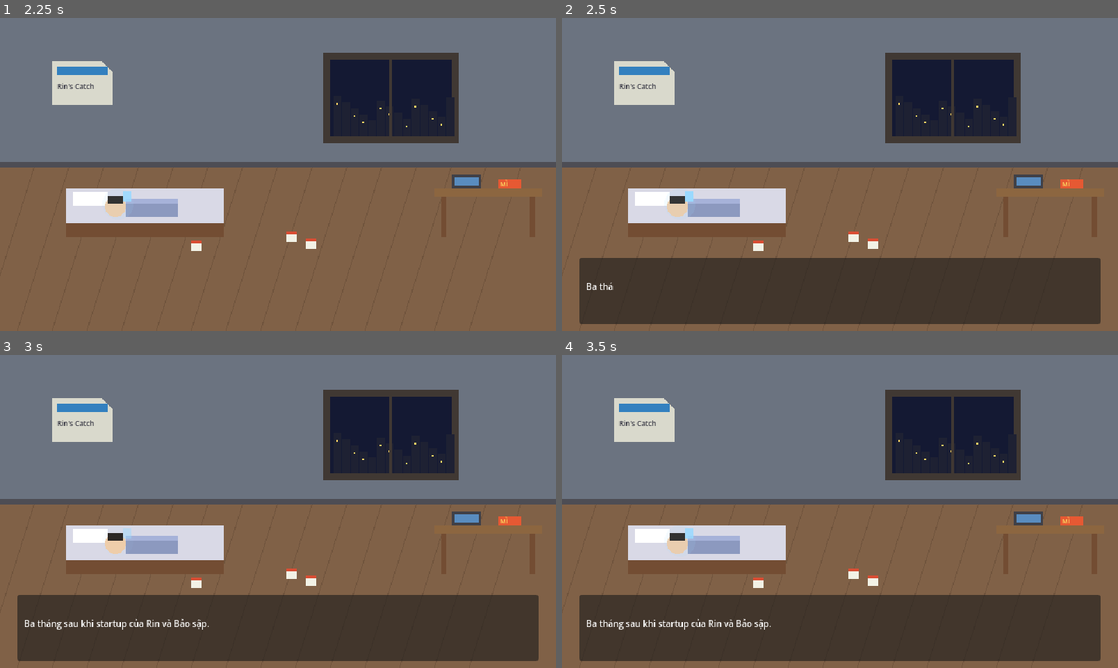
Above: before the commit, frames 1-4 (two rows, left to right).
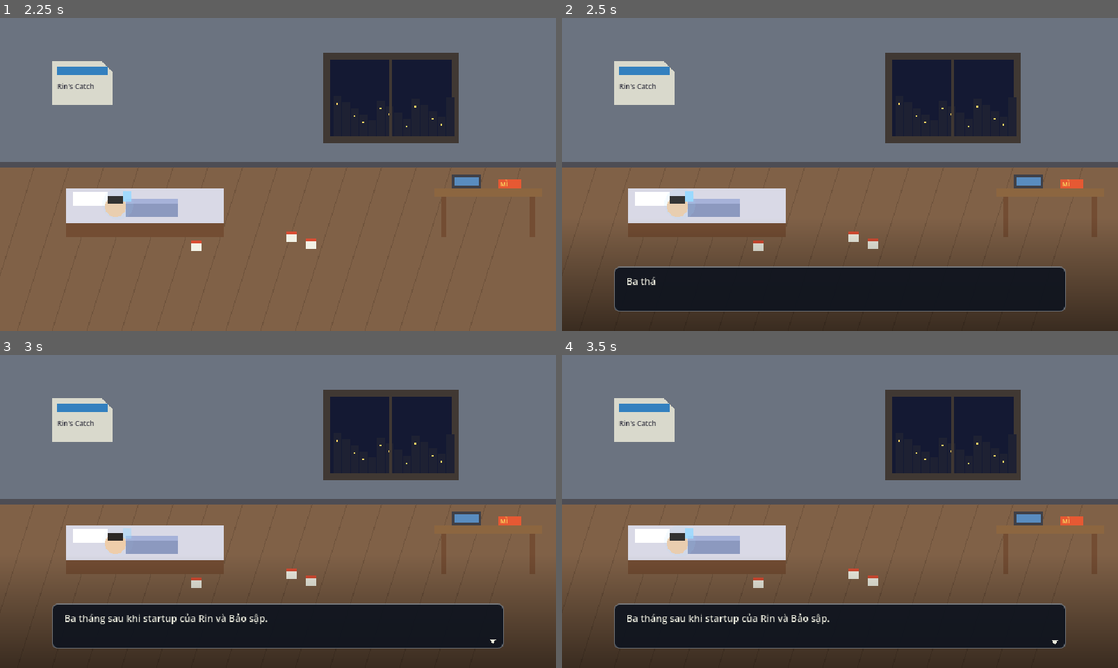
Above: after the commit, the same moments.

Repository: Th1nh2411/tide-then-table
Game: Godot game, scene res://scenes/main_menu/main_menu.tscn
Two runs of this game, one before a commit and one after it. Both use one fixed random seed, a clock stepped at 60 frames per second and the inputs below.
Inputs (mouse positions are in pixels of both pictures, inside the frame that each line leads up to):
- Up to frame 1 (2.25 s): click "Chơi mới" at 0.5 s; tap Enter at 1.25 s; move the mouse to (400, 158) at 1.27 s; hold D (turn_right) 1.28-2 s; hold Space (cast) 1.28-2 s; click (400, 158) at 1.42 s; drag from (166, 190) to (250, 237) at 2.02 s
- Up to frame 2 (2.5 s): no input
- Up to frame 3 (3 s): move the mouse to (333, 442) at 2.77 s; hold D (turn_right) from 2.78 s (still down); hold Q (drop_net) from 2.78 s (still down); click (333, 442) at 2.92 s
- Up to frame 4 (3.5 s): keep holding D (turn_right); keep holding Q (drop_net)

Frame 1 is identical in both runs. In frame 2, 19% of the frame differs, in the area x 0-100%, y 70-100%; in frame 3, 19%; in frame 4, 19%.

Commit message:
feat(dialogue): Nine Sols style conversation — big bust portraits in the bottom corners (Rin left, others right; slide in, bob + mouth while typing, blink; art portraits/<id>[_<mood>].png, "Name (mood):" lines, placeholder busts in code), cream speech bubble with a tail and ▼, dark narration box, typing ignores cutscene slow-mo

Diff:
--- a/scenes/restaurant/restaurant_scene.gd
+++ b/scenes/restaurant/restaurant_scene.gd
@@ -46,7 +46,6 @@
 var _sold_out_announced: bool = false
 var _served: int = 0
 var _left_angry: int = 0
-var _message_token: int = 0
 ## Regulars coming today (FishOrders.reserve_for_shift).
 var _regular_visits: Array[Dictionary] = []
 var _evening: RestaurantEvening
@@ -126,7 +125,6 @@
 	_rin.interacted.connect(_on_rin_interacted)
 	_dialogue_box = DialogueBox.new()
 	add_child(_dialogue_box)
-	_message_label.hide()
 	_speech = SpeechLine.new()
 	_speech.anchors = {"Rin": _head_of.bind(_rin), "Bảo": _head_of.bind(_chef),
 		_stall.seller_name: _head_of.bind(_stall.seller)}
--- a/scenes/ui/dialogue_box.gd
+++ b/scenes/ui/dialogue_box.gd
@@ -1,10 +1,12 @@
 class_name DialogueBox
 extends CanvasLayer
-## Conversation box at the bottom of the screen: speaker name + text typed
-## out letter by letter. E / Space / click: finish the line, then next line;
-## Esc: skip the rest. The game is paused while it's open. Built in code.
-## Stardew-like: a placeholder portrait (colored square + initial) for the
-## speaker, and `choose()` for answers (number keys / click). Text may use
+## Conversation box, Nine Sols style: the speaker's big bust in a bottom
+## corner (DialoguePortrait: Rin on the left, everyone else on the right) and
+## a cream speech bubble with a tail pointing at them; lines without a
+## speaker are narration in a dark box. Text types out letter by letter.
+## E / Space / click: finish the line, then next line; Esc: skip the rest.
+## The game is paused while it's open. A speaker may carry a mood for the
+## portrait art: "Rin (vui): ..." / `speak "Rin (vui)" "..."`. Text may use
 ## {pet} (the cat's name). Usage: `await play_lines(lines)`,
 ## `await play(dialogue)` (also marks it seen), `await choose(options)`.
 
@@ -14,24 +16,37 @@
 signal skipped
 
 @export var chars_per_second: float = 45.0
-## Name colors; others use the default.
+## Name tag colors; others use the default.
 @export var speaker_colors: Dictionary = {
 	"Rin": Color(0.55, 0.75, 1.0),
 	"Bảo": Color(1.0, 0.7, 0.4),
 	"Mèo": Color(1.0, 0.75, 0.35),
 }
 @export var default_color: Color = Color(1.0, 0.95, 0.8)
+## Speakers whose portrait sits on the left (the rest face them from the right).
+@export var left_speakers: PackedStringArray = ["rin"]
+@export var portrait_size: float = 136.0
+@export var bubble_width: float = 300.0
+@export var bubble_color: Color = Color(0.96, 0.94, 0.87)
+@export var ink_color: Color = Color(0.13, 0.11, 0.14)
 
 var _name_label: Label
 var _text_label: Label
-var _portrait: ColorRect
-var _portrait_letter: Label
+var _portrait: DialoguePortrait
+var _bubble: PanelContainer
+var _bubble_style: StyleBoxFlat
+var _narration_style: StyleBoxFlat
+var _back: Control
+var _front: Control
 var _choices: VBoxContainer
 var _choice_count: int = 0
 ## Keep the tree paused after the last line (a cutscene owns the pause).
 var hold_pause: bool = false
 var _skip: bool = false
 var _opened_pause: bool = false
+var _has_speaker: bool = false
+var _on_right: bool = false
+var _time: float = 0.0
 
 
 func _ready() -> void:
@@ -64,12 +79,24 @@
 ## Shows one line without waiting (cutscenes call this, then await_advance()).
 func show_line(speaker: String, text: String) -> void:
 	_open()
+	var mood := ""
+	var paren := speaker.find("(")
+	if paren > 0 and speaker.ends_with(")"):
+		mood = DialoguePortrait.slug(speaker.substr(paren + 1, speaker.length() - paren - 2))
+		speaker = speaker.left(paren).strip_edges()
+	var is_cat := speaker == "{pet}" or speaker == "Mèo"
 	speaker = CutsceneScript.fill(speaker)
+	var id := "cat" if is_cat else DialoguePortrait.slug(speaker)
+	_has_speaker = speaker != ""
+	_on_right = not left_speakers.has(id)
 	_name_label.text = speaker
 	_name_label.add_theme_color_override("font_color", speaker_colors.get(speaker, default_color))
-	_portrait.visible = speaker != ""
-	_portrait.color = speaker_colors.get(speaker, default_color).darkened(0.3)
-	_portrait_letter.text = speaker.left(1)
+	_name_label.visible = _has_speaker
+	_portrait.visible = _has_speaker
+	if _has_speaker:
+		_portrait.set_speaker(id, mood, _on_right)
+	_bubble.add_theme_stylebox_override("panel", _bubble_style if _has_speaker else _narration_style)
+	_text_label.add_theme_color_override("font_color", ink_color if _has_speaker else Color(0.9, 0.9, 0.85))
 	_text_label.text = CutsceneScript.fill(text)
 	_text_label.visible_characters = 0
 	Sfx.play("blip")
@@ -85,12 +112,21 @@
 	_text_label.visible_characters = -1
 	for child in _choices.get_children():
 		child.queue_free()
+	var ink := ink_color if _has_speaker else Color(0.9, 0.9, 0.85)
 	for i in options.size():
 		var button := Button.new()
 		button.text = "%d. %s" % [i + 1, options[i]]
 		button.alignment = HORIZONTAL_ALIGNMENT_LEFT
 		button.focus_mode = Control.FOCUS_NONE
 		button.add_theme_font_size_override("font_size", 10)
+		for state in ["font_color", "font_hover_color", "font_pressed_color"]:
+			button.add_theme_color_override(state, ink)
+		var hover := StyleBoxFlat.new()
+		hover.bg_color = Color(ink, 0.15)
+		hover.set_corner_radius_all(4)
+		button.add_theme_stylebox_override("normal", StyleBoxEmpty.new())
+		button.add_theme_stylebox_override("hover", hover)
+		button.add_theme_stylebox_override("pressed", hover)
 		button.pressed.connect(_chosen.emit.bind(i))
 		_choices.add_child(button)
 	_choice_count = options.size()
@@ -116,10 +152,41 @@
 	_opened_pause = false
 
 
+func _typing() -> bool:
+	return _text_label.visible_characters < _text_label.text.length() and _text_label.visible_characters >= 0
+
+
 func _process(delta: float) -> void:
-	if visible and _text_label.visible_characters < _text_label.text.length():
+	if not visible:
+		return
+	var real := delta / maxf(Engine.time_scale, 0.01)  # typing ignores cutscene slow-mo
+	_time += real
+	if _typing():
 		_text_label.visible_characters = mini(_text_label.text.length(),
-			_text_label.visible_characters + maxi(1, roundi(chars_per_second * delta)))
+			_text_label.visible_characters + maxi(1, roundi(chars_per_second * real)))
+	_portrait.talking = _typing()
+	_layout()
+	_front.queue_redraw()
+
+
+## Bubble beside the portrait, growing upwards from the bottom.
+func _layout() -> void:
+	var view := _back.get_viewport_rect().size
+	_portrait.size = Vector2(portrait_size, portrait_size)
+	_portrait.position = Vector2(view.x - portrait_size - 6.0 if _on_right else 6.0, view.y - portrait_size + 6.0)
+	var left := 60.0
+	var right := view.x - 60.0
+	if _has_speaker:
+		left = view.x - portrait_size - bubble_width if _on_right else portrait_size + 2.0
+		right = left + bubble_width
+	_bubble.custom_minimum_size.x = right - left
+	_bubble.reset_size()  # wrapped text settles its height after a frame
+	_bubble.position = Vector2(left, view.y - 22.0 - _bubble.size.y)
+	_name_label.reset_size()
+	var tag_x := _bubble.position.x + 14.0
+	if _on_right:
+		tag_x = _bubble.position.x + _bubble.size.x - 14.0 - _name_label.size.x
+	_name_label.position = Vector2(tag_x, _bubble.position.y - _name_label.size.y + 2.0)
 
 
 func _unhandled_input(event: InputEvent) -> void:
@@ -143,51 +210,89 @@
 		_advanced.emit()
 	elif pressed:
 		get_viewport().set_input_as_handled()
-		if _text_label.visible_characters < _text_label.text.length():
+		if _typing():
 			_text_label.visible_characters = _text_label.text.length()
 		else:
 			_advanced.emit()
 
 
+## Dark fade at the bottom so the bubble reads over any scene.
+func _draw_back() -> void:
+	var view := _back.get_viewport_rect().size
+	var top := view.y - 130.0
+	var colors := PackedColorArray([Color(0, 0, 0, 0), Color(0, 0, 0, 0), Color(0, 0, 0, 0.55), Color(0, 0, 0, 0.55)])
+	_back.draw_polygon(PackedVector2Array([Vector2(0, top), Vector2(view.x, top), Vector2(view.x, view.y),
+		Vector2(0, view.y)]), colors)
+
+
+## The bubble's tail towards the speaker's mouth, and the "next" arrow.
+func _draw_front() -> void:
+	var r := Rect2(_bubble.position, _bubble.size)
+	if _has_speaker:
+		var side := -1.0 if _on_right else 1.0
+		var edge := r.end.x if _on_right else r.position.x
+		var base_a := Vector2(edge + side * 1.0, r.position.y + 14.0)
+		var base_b := Vector2(edge + side * 1.0, r.position.y + 28.0)
+		var tip := Vector2(edge - side * 16.0, r.position.y + 10.0)
+		_front.draw_colored_polygon(PackedVector2Array([base_a, tip, base_b]), bubble_color)
+		_front.draw_line(base_a, tip, ink_color, 2.0)
+		_front.draw_line(tip, base_b, ink_color, 2.0)
+	if not _typing() and _choice_count == 0:
+		var bounce := 1.5 if fmod(_time, 0.8) < 0.4 else 0.0
+		var at := r.end - Vector2(16.0, 11.0 - bounce)
+		_front.draw_colored_polygon(PackedVector2Array([at, at + Vector2(7, 0), at + Vector2(3.5, 5)]),
+			ink_color if _has_speaker else Color(0.9, 0.9, 0.85))
+
+
 func _build() -> void:
-	var panel := PanelContainer.new()
-	panel.anchor_left = 0.0
-	panel.anchor_right = 1.0
-	panel.anchor_top = 1.0
-	panel.anchor_bottom = 1.0
-	panel.offset_left = 20
-	panel.offset_right = -20
-	panel.offset_top = -84
-	panel.offset_bottom = -8
-	add_child(panel)
-	var margin := MarginContainer.new()
-	for side in ["left", "right", "top", "bottom"]:
-		margin.add_theme_constant_override("margin_" + side, 8)
-	panel.add_child(margin)
-	var row := HBoxContainer.new()
-	row.add_theme_constant_override("separation", 8)
-	margin.add_child(row)
-	_portrait = ColorRect.new()
-	_portrait.custom_minimum_size = Vector2(44, 44)
-	_portrait.size_flags_vertical = Control.SIZE_SHRINK_BEGIN
-	row.add_child(_portrait)
-	_portrait_letter = Label.new()
-	_portrait_letter.set_anchors_preset(Control.PRESET_FULL_RECT)
-	_portrait_letter.horizontal_alignment = HORIZONTAL_ALIGNMENT_CENTER
-	_portrait_letter.vertical_alignment = VERTICAL_ALIGNMENT_CENTER
-	_portrait_letter.add_theme_font_size_override("font_size", 20)
-	_portrait.add_child(_portrait_letter)
+	_back = Control.new()
+	_back.set_anchors_preset(Control.PRESET_FULL_RECT)
+	_back.mouse_filter = Control.MOUSE_FILTER_IGNORE
+	_back.draw.connect(_draw_back)
+	add_child(_back)
+	_portrait = DialoguePortrait.new()
+	add_child(_portrait)
+	_bubble_style = StyleBoxFlat.new()
+	_bubble_style.bg_color = bubble_color
+	_bubble_style.border_color = ink_color
+	_bubble_style.set_border_width_all(2)
+	_bubble_style.set_corner_radius_all(16)
+	_bubble_style.content_margin_left = 14
+	_bubble_style.content_margin_right = 22
+	_bubble_style.content_margin_top = 9
+	_bubble_style.content_margin_bottom = 9
+	_narration_style = _bubble_style.duplicate() as StyleBoxFlat
+	_narration_style.bg_color = Color(0.06, 0.08, 0.12, 0.94)
+	_narration_style.border_color = Color(0.55, 0.65, 0.75, 0.5)
+	_narration_style.set_border_width_all(1)
+	_narration_style.set_corner_radius_all(6)
+	_bubble = PanelContainer.new()
+	add_child(_bubble)
 	var box := VBoxContainer.new()
-	box.size_flags_horizontal = Control.SIZE_EXPAND_FILL
-	row.add_child(box)
+	box.add_theme_constant_override("separation", 2)
+	_bubble.add_child(box)
+	_text_label = Label.new()
+	_text_label.autowrap_mode = TextServer.AUTOWRAP_WORD_SMART
+	_text_label.add_theme_font_size_override("font_size", 11)
+	_text_label.custom_minimum_size.y = 34
+	box.add_child(_text_label)
+	_choices = VBoxContainer.new()
+	_choices.add_theme_constant_override("separation", 0)
+	_choices.hide()
+	box.add_child(_choices)
 	_name_label = Label.new()
 	_name_label.add_theme_font_size_override("font_size", 10)
-	box.add_child(_name_label)
-	_text_label = Label.new()
-	_text_label.autowrap_mode = TextServer.AUTOWRAP_WORD_SMART
-	_text_label.add_theme_font_size_override("font_size", 10)
-	_text_label.size_flags_vertical = Control.SIZE_EXPAND_FILL
-	box.add_child(_text_label)
-	_choices = VBoxContainer.new()
-	_choices.hide()
-	box.add_child(_choices)
+	var tag := StyleBoxFlat.new()
+	tag.bg_color = Color(0.1, 0.09, 0.12)
+	tag.set_corner_radius_all(4)
+	tag.content_margin_left = 6
+	tag.content_margin_right = 6
+	tag.content_margin_top = 1
+	tag.content_margin_bottom = 1
+	_name_label.add_theme_stylebox_override("normal", tag)
+	add_child(_name_label)
+	_front = Control.new()
+	_front.set_anchors_preset(Control.PRESET_FULL_RECT)
+	_front.mouse_filter = Control.MOUSE_FILTER_IGNORE
+	_front.draw.connect(_draw_front)
+	add_child(_front)
--- /dev/null
+++ b/scenes/ui/dialogue_portrait.gd
@@ -0,0 +1,141 @@
+class_name DialoguePortrait
+extends Control
+## Big bust of whoever speaks in the DialogueBox (Nine Sols style), drawn in
+## the bottom corner. Art: assets/sprites/portraits/<id>_<mood>.png, else
+## <id>.png (square, facing right; the right-hand side mirrors it), else a
+## placeholder bust in the speaker's colors. <id> is the speaker's name
+## without accents ("Cô Năm" -> co_nam); the cat is "cat".
+## Bobs while the line is typing, slides in when the speaker changes.
+
+## id -> [skin, hair, shirt] for the placeholder.
+const PALETTES := {
+	"rin": [Color(0.93, 0.76, 0.6), Color(0.15, 0.13, 0.12), Color(0.3, 0.5, 0.75)],
+	"bao": [Color(0.85, 0.66, 0.5), Color(0.1, 0.08, 0.08), Color(0.95, 0.95, 0.92)],
+	"co_nam": [Color(0.9, 0.72, 0.58), Color(0.55, 0.55, 0.58), Color(0.45, 0.65, 0.45)],
+	"vy": [Color(0.96, 0.8, 0.68), Color(0.2, 0.12, 0.1), Color(0.9, 0.55, 0.6)],
+	"ong_tam": [Color(0.75, 0.55, 0.4), Color(0.85, 0.85, 0.85), Color(0.4, 0.38, 0.3)],
+}
+const ACCENTS := {
+	"a": "àáảãạăằắẳẵặâầấẩẫậ", "e": "èéẻẽẹêềếểễệ", "i": "ìíỉĩị", "o": "òóỏõọôồốổỗộơờớởỡợ",
+	"u": "ùúủũụưừứửữự", "y": "ỳýỷỹỵ", "d": "đ",
+}
+
+var id: String = ""
+var mood: String = ""
+## Drawn on the right side, mirrored.
+var mirrored: bool = false
+var talking: bool = false
+
+var _time: float = 0.0
+var _slide: float = 0.0
+
+
+func _ready() -> void:
+	mouse_filter = Control.MOUSE_FILTER_IGNORE
+
+
+## "Rin" + "vui" -> portraits/rin_vui.png (or rin.png, or the placeholder).
+func set_speaker(speaker_id: String, speaker_mood: String, on_right: bool) -> void:
+	var changed := speaker_id != id or on_right != mirrored
+	id = speaker_id
+	mood = speaker_mood
+	mirrored = on_right
+	if changed:
+		_slide = 1.0
+	queue_redraw()
+
+
+## "Cô Năm" -> "co_nam".
+static func slug(speaker: String) -> String:
+	var out := ""
+	for ch in speaker.to_lower():
+		var plain := ch
+		for base: String in ACCENTS:
+			if (ACCENTS[base] as String).contains(ch):
+				plain = base
+		if plain == " ":
+			plain = "_"
+		if plain.is_valid_identifier() or plain.is_valid_int():
+			out += plain
+	return out
+
+
+func sprite() -> String:
+	if mood != "" and Art.has("portraits/%s_%s" % [id, mood]):
+		return "portraits/%s_%s" % [id, mood]
+	return "portraits/" + id
+
+
+func _process(delta: float) -> void:
+	if not is_visible_in_tree():
+		return
+	var real := delta / maxf(Engine.time_scale, 0.01)  # cutscene slow-mo
+	_time += real
+	_slide = maxf(_slide - real * 7.0, 0.0)
+	modulate.a = 1.0 - _slide
+	queue_redraw()
+
+
+func _draw() -> void:
+	if id == "":
+		return
+	var side := -1.0 if mirrored else 1.0
+	var bob := -1.0 if talking and fmod(_time, 0.24) < 0.12 else 0.0
+	var shift := Vector2(-side * 28.0 * _slide, bob)
+	var rect := Rect2(shift, size)
+	if Art.draw(self, sprite(), rect, mirrored):
+		return
+	_draw_placeholder(rect, side)
+
+
+func _draw_placeholder(rect: Rect2, side: float) -> void:
+	var s := rect.size.x / 64.0  # designed on a 64 px grid
+	var o := rect.position
+	var p := func(x: float, y: float) -> Vector2:
+		return o + Vector2((32.0 + (x - 32.0) * side) * s, y * s)
+	if id == "cat":
+		_draw_cat(p, s)
+		return
+	var colors: Array = PALETTES.get(id, [Color(0.9, 0.74, 0.6), Color(0.25, 0.2, 0.18),
+		Color.from_hsv(float(hash(id) % 360) / 360.0, 0.45, 0.75)])
+	var skin: Color = colors[0]
+	var hair: Color = colors[1]
+	var shirt: Color = colors[2]
+	var outline := Color(0.08, 0.07, 0.1)
+	# Shoulders.
+	draw_colored_polygon(PackedVector2Array([p.call(6, 64), p.call(12, 46), p.call(24, 40),
+		p.call(42, 40), p.call(54, 46), p.call(60, 64)]), outline)
+	draw_colored_polygon(PackedVector2Array([p.call(8, 64), p.call(13, 47), p.call(25, 42),
+		p.call(41, 42), p.call(53, 47), p.call(58, 64)]), shirt)
+	draw_rect(Rect2(p.call(29 if side > 0 else 37, 34), Vector2(8, 9) * s), skin.darkened(0.15))  # neck
+	# Head.
+	var head: Vector2 = p.call(33, 24)
+	draw_circle(head, 14.0 * s, outline)
+	draw_circle(head, 13.0 * s, skin)
+	draw_circle(p.call(31, 17), 13.0 * s, hair, true)  # hair cap, cut by the face below
+	draw_circle(p.call(37, 27), 10.0 * s, skin)
+	# Eye + mouth on the side facing the bubble.
+	var blink := fmod(_time, 3.2) < 0.12
+	var eye: Vector2 = p.call(42, 25)
+	if blink:
+		draw_rect(Rect2(eye - Vector2(1.5, 0) * s, Vector2(3, 1) * s), outline)
+	else:
+		draw_rect(Rect2(eye - Vector2(1, 2) * s, Vector2(2.5, 4) * s), outline)
+	var mouth_open := talking and fmod(_time, 0.24) < 0.12
+	draw_rect(Rect2(p.call(41 if side > 0 else 44, 32), Vector2(3, 2 if mouth_open else 1) * s), outline)
+	if id == "rin":  # nón lá
+		draw_colored_polygon(PackedVector2Array([p.call(10, 15), p.call(33, -2), p.call(56, 15)]), outline)
+		draw_colored_polygon(PackedVector2Array([p.call(12, 14), p.call(33, 0), p.call(54, 14)]),
+			Color(0.92, 0.82, 0.55))
+
+
+func _draw_cat(p: Callable, s: float) -> void:
+	var fur := Color(1.0, 0.75, 0.35)
+	var outline := Color(0.08, 0.07, 0.1)
+	draw_circle(p.call(32, 52), 20.0 * s, fur.darkened(0.1))
+	draw_circle(p.call(34, 32), 15.0 * s, fur)
+	draw_colored_polygon(PackedVector2Array([p.call(21, 24), p.call(22, 10), p.call(30, 19)]), fur)
+	draw_colored_polygon(PackedVector2Array([p.call(38, 19), p.call(46, 10), p.call(47, 24)]), fur)
+	var blink := fmod(_time, 2.7) < 0.12
+	for x: float in [29.0, 40.0]:
+		draw_rect(Rect2(p.call(x, 30), Vector2(2.5, 1 if blink else 4) * s), outline)
Not shown, added: scenes/ui/dialogue_portrait.gd.uid
Not shown, changed: ASSETS.md
Not shown, changed: CLAUDE.md
Not shown, changed: PLAN.md
Not shown, added: assets/sprites/portraits/.gitkeep
